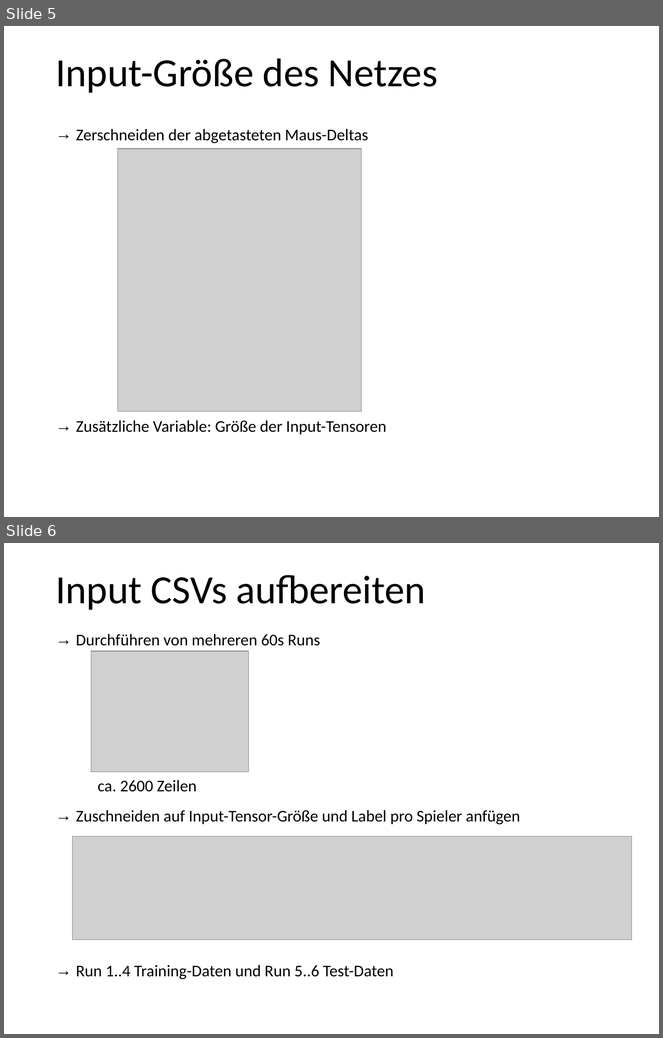
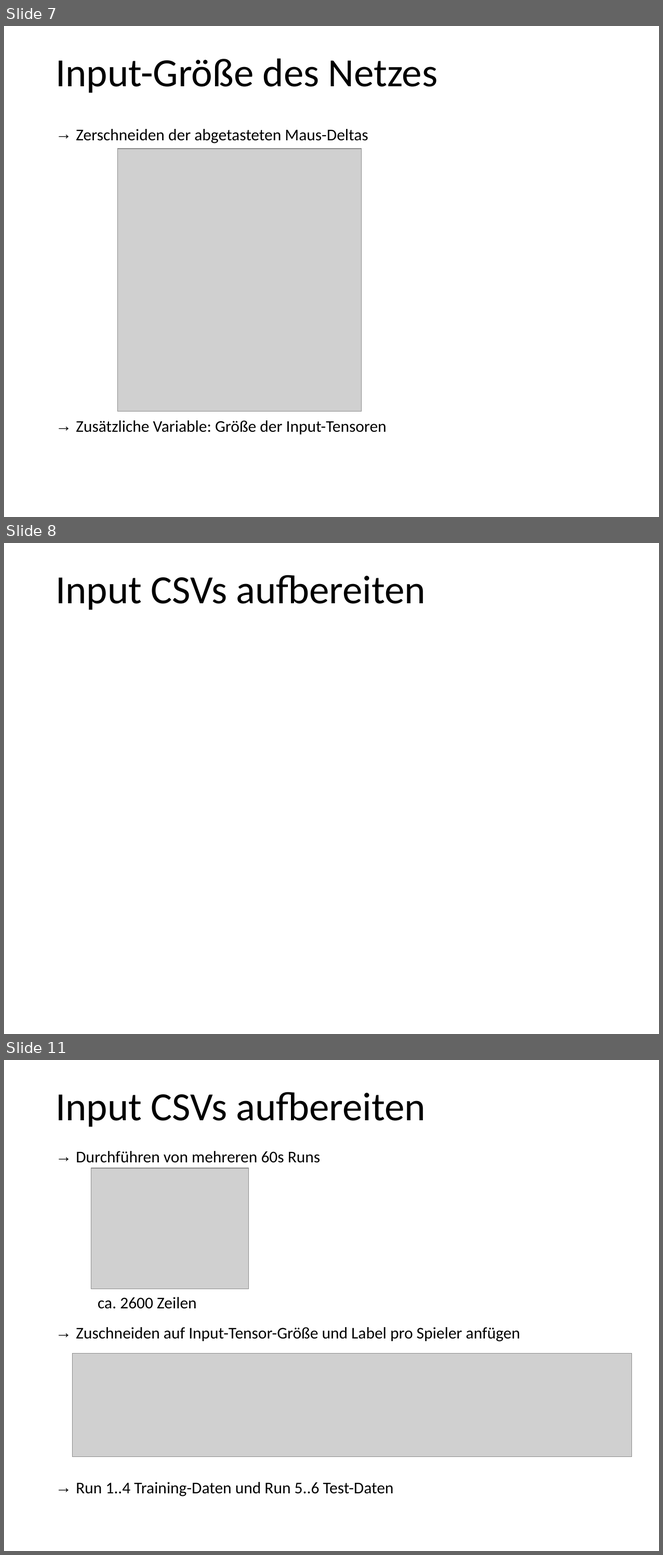
Before and after one commit to MeisterXYZ/UnrealTensor, a slide deck: presentation/PräsentationMuster.pptx. Shown one above the other, each under a label of ours: slides 5 and 6 before the commit, slides 7, 8 and 11 after it; the slides between them are not shown. The pictures are 663x1038 and 663x1555 pixels, drawn with LibreOffice and Linux fonts; fonts in the diff are those of the drawing; grey boxes stand for pictures. Boxes give left, top, right and bottom in pixels: in the first picture for what was removed or moved away, otherwise in the second. Text is boxed around its words. In the diff, an @@ line names an element or a change of style, - is before the commit and + after.

```diff
--- a/presentation/PräsentationMuster.pptx
+++ b/presentation/PräsentationMuster.pptx
@@ slide 8 added at (4,543,659,1034), background #FFFFFF @@
@@ title added at (55,575,426,610), 44 pt, text #000000 @@
+Input CSVs aufbereiten
@@ what was slide 5 is now slide 7 @@
@@ what was slide 6 is now slide 11 @@
```
Also in this commit, not shown: 2 slides changed, 5 other slides added, 3 other files.
